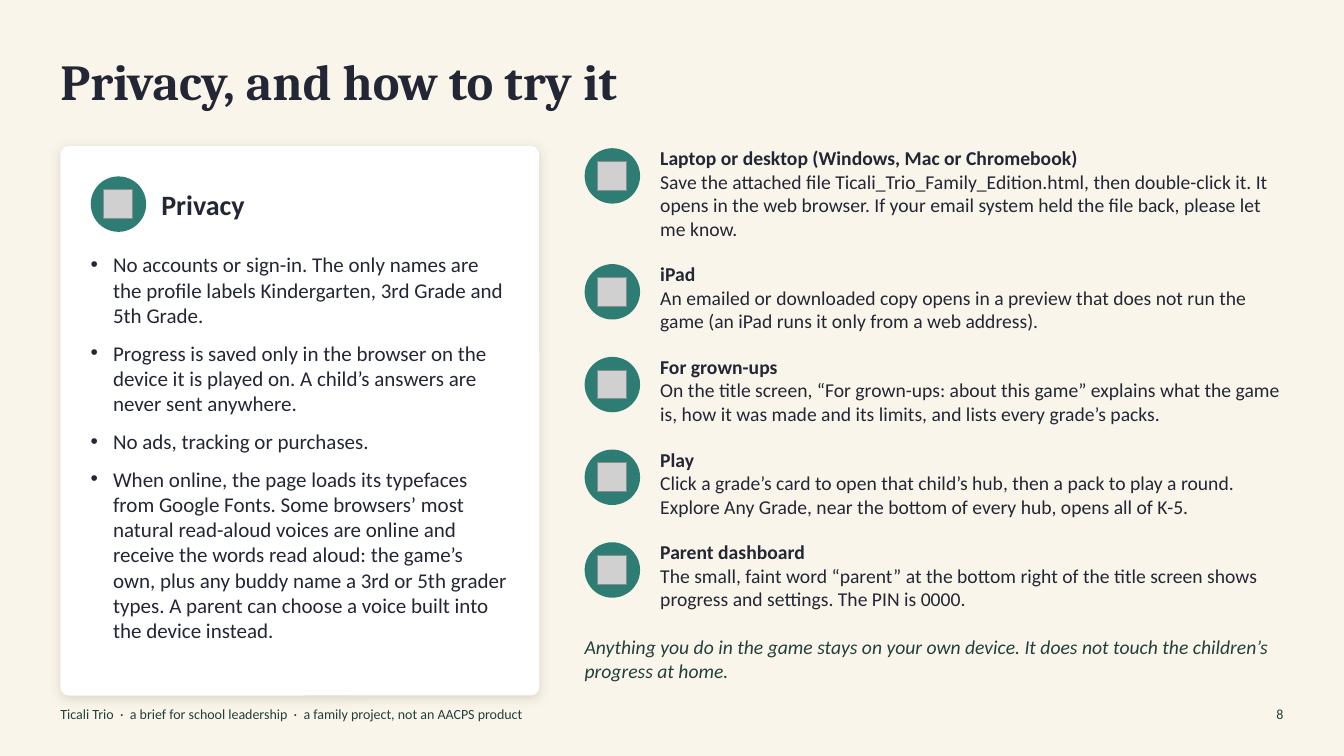
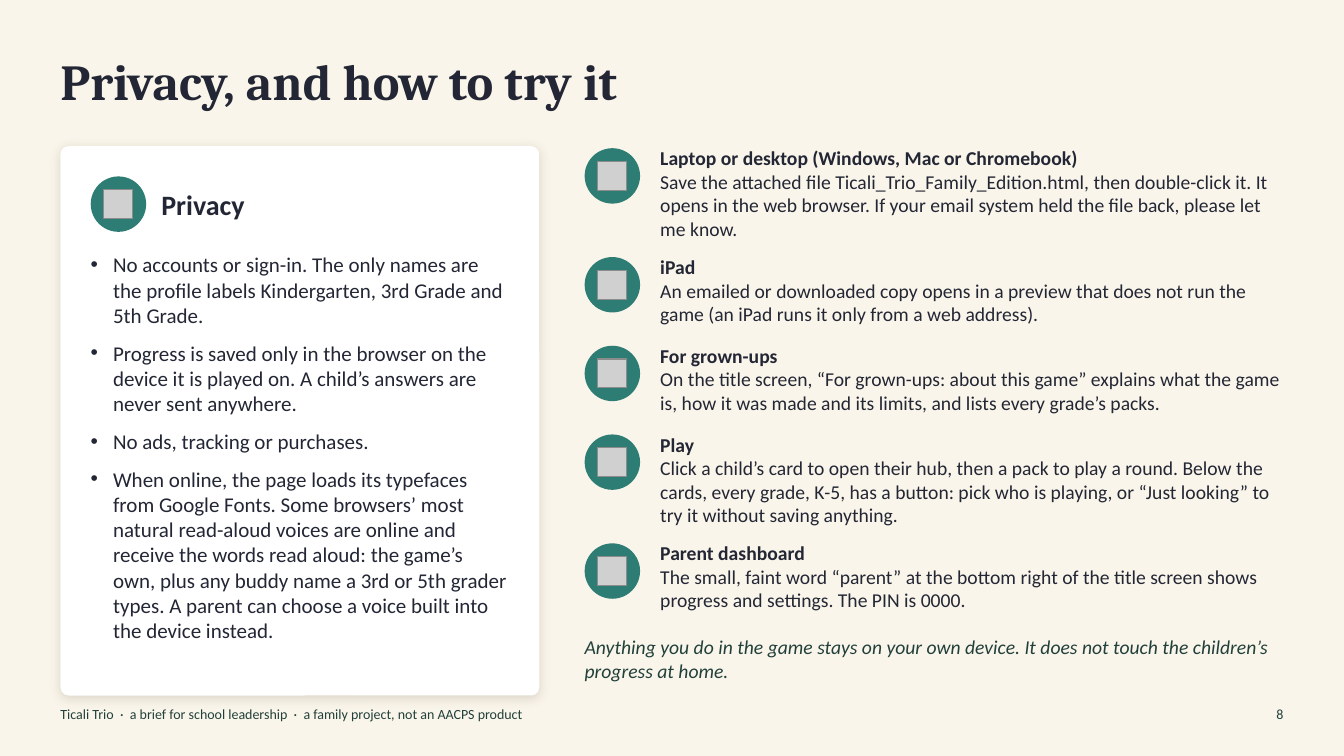
Before and after one commit to nicholasticali/Ticali-trio-education-game, a slide deck: slide 8 of for-school/Ticali_Trio_Brief.pptx. Drawn at 1344x756 pixels with LibreOffice and Linux fonts; fonts in the diff are those of the drawing; grey boxes stand for pictures. Boxes give left, top, right and bottom in pixels: in the first picture for what was removed or moved away, otherwise in the second. Text is boxed around its words. In the diff, an @@ line names an element or a change of style, - is before the commit and + after.

```diff
--- a/for-school/Ticali_Trio_Brief.pptx
+++ b/for-school/Ticali_Trio_Brief.pptx
@@ ellipse: place and size @@
-ellipse at (585, 264, 640, 320)
+ellipse at (585, 257, 640, 313)
@@ text "iPad": place and size @@
-text "iPad" at (660, 267, 1246, 332)
+text "iPad" at (660, 260, 1246, 325)
@@ picture: place and size @@
-picture at (598, 277, 627, 307)
+picture at (598, 270, 627, 299)
@@ ellipse: place and size @@
-ellipse at (585, 357, 640, 412)
+ellipse at (585, 346, 640, 401)
@@ picture: place and size @@
-picture at (598, 370, 627, 399)
+picture at (598, 359, 627, 388)
@@ text "For grown-ups": place and size @@
-text "For grown-ups" at (660, 361, 1280, 425)
+text "For grown-ups" at (660, 350, 1280, 414)
@@ ellipse: place and size @@
-ellipse at (585, 450, 640, 505)
+ellipse at (585, 435, 640, 490)
@@ picture: place and size @@
-picture at (598, 463, 627, 492)
+picture at (598, 448, 627, 477)
@@ text "Play": place and size @@
-text "Play" at (660, 453, 1234, 517)
+text "Play" at (660, 438, 1270, 526)
@@ text at (660, 461, 1270, 526): text changed @@
-Click a grade’s card to open that child’s hub, then a pack to play a round. Explore Any Grade, near the bottom of every hub, opens all of K-5.
+Click a child’s card to open their hub, then a pack to play a round. Below the cards, every grade, K-5, has a button: pick who is playing, or “Just looking” to try it without saving anything.
```
Also in this commit, not shown: 2 other slides changed, 8 other files.
